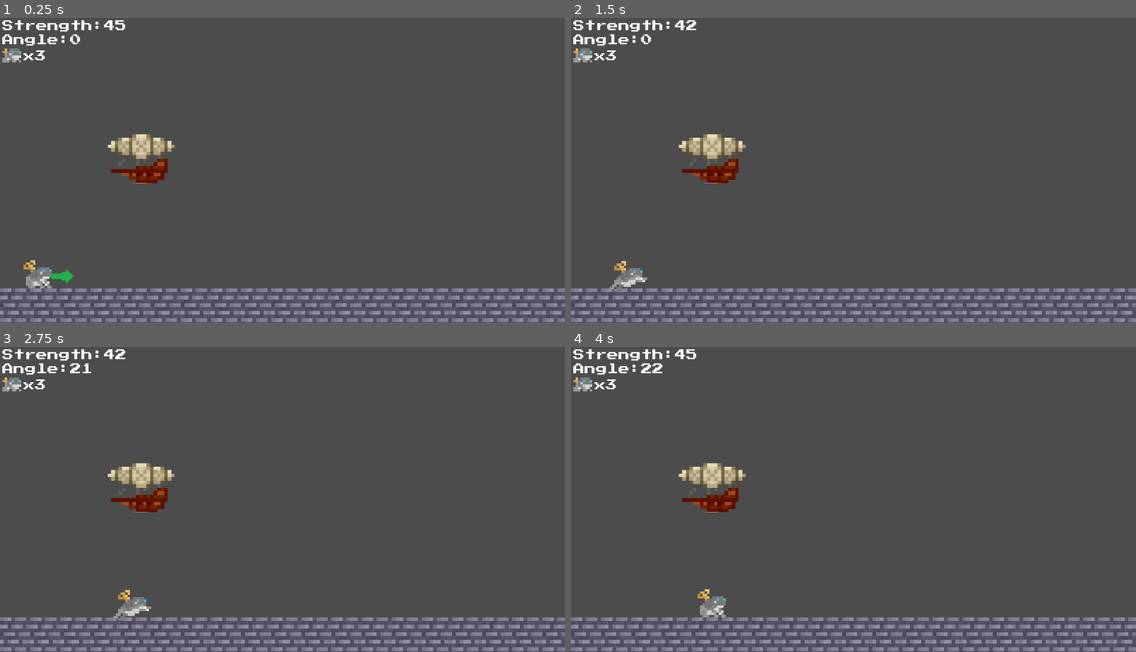
Above: before the commit, frames 1-4 (two rows, left to right).
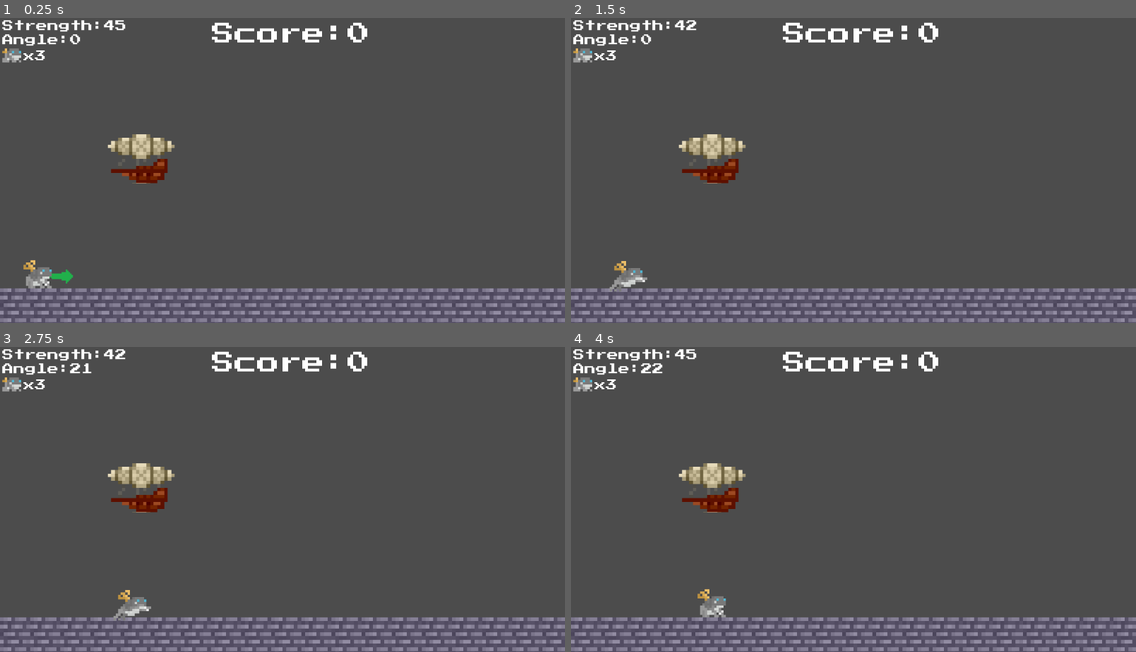
Above: after the commit, the same moments.

Repository: lthammond/CS315-P1-Airship_Assault
Game: Godot game, scene res://src/Level.tscn
Same seed, same stepped clock (60 frames per second), same inputs: the game is played once before the commit and once after it.
Inputs:
- Up to frame 1 (0.25 s): no input
- Up to frame 2 (1.5 s): tap Enter at 0.5 s; hold Down (decrease_angle) 0.53-1.28 s; tap Space (launch) at 1.25 s; tap Left (decrease_strength) at 1.35 s
- Up to frame 3 (2.75 s): hold Up (increase_angle) from 2.03 s (still down)
- Up to frame 4 (4 s): release Up (increase_angle) at 2.78 s; tap Right (increase_strength) at 2.85 s; tap Space (launch) at 3.6 s

The runs differ from the first frame. In frame 1, 0.7% of the frame differs, in the area x 37-65%, y 1-9%; in frame 2, 0.7%; in frame 3, 0.7%; in frame 4, 0.7%.

Commit message:
Add Scoreboard functionality to indicate target hit

Diff:
--- a/project/src/AirshipTarget.gd
+++ b/project/src/AirshipTarget.gd
@@ -1,7 +1,10 @@
 extends RigidBody2D
+
+signal target_hit()
 
 func _on_Target_body_entered(body):
 	if (body.get_name()) == "Projectile":
 		$TargetHitSound.play()
 		gravity_scale = 1
-		print("Hit!")
+		emit_signal("target_hit")
+		contacts_reported = 0
--- a/project/src/Level.gd
+++ b/project/src/Level.gd
@@ -4,6 +4,8 @@
 var target
 var lives = 3
 var sleep_timer
+var points_per_target = 50
+var total_points = 0
 
 func _ready():
 	create_projectile()
@@ -28,6 +30,7 @@
 	target = load("res://src/AirshipTarget.tscn").instance()
 	target.position = Vector2(300, 300)
 	call_deferred("add_child", target)
+	target.connect("target_hit", self, "on_Target_hit")
 
 func _on_Killbox_body_entered(_body):
 	projectile.free()
@@ -44,3 +47,7 @@
 	if lives >= 0:
 		$LifeLabel.text = 'x%d' % lives
 		create_projectile()
+
+func on_Target_hit():
+	total_points += points_per_target
+	$ScoreLabel.text = 'Score:%d' % total_points
--- a/project/src/Level.tscn
+++ b/project/src/Level.tscn
@@ -68,6 +68,10 @@
 size = 24
 font_data = ExtResource( 5 )
 
+[sub_resource type="DynamicFont" id=7]
+size = 48
+font_data = ExtResource( 5 )
+
 [node name="Level" type="Node2D"]
 script = ExtResource( 6 )
 
@@ -113,6 +117,15 @@
 position = Vector2( -25, 11 )
 texture = ExtResource( 1 )
 
+[node name="ScoreLabel" type="Label" parent="."]
+margin_left = 450.0
+margin_top = 10.0
+custom_fonts/font = SubResource( 7 )
+text = "Score:0"
+__meta__ = {
+"_edit_use_anchors_": false
+}
+
 [node name="Killbox" type="Area2D" parent="."]
 
 [node name="CollisionPolygon2D" type="CollisionPolygon2D" parent="Killbox"]
Not shown: 1 places in project/src/Level.tscn that only renumber resources
